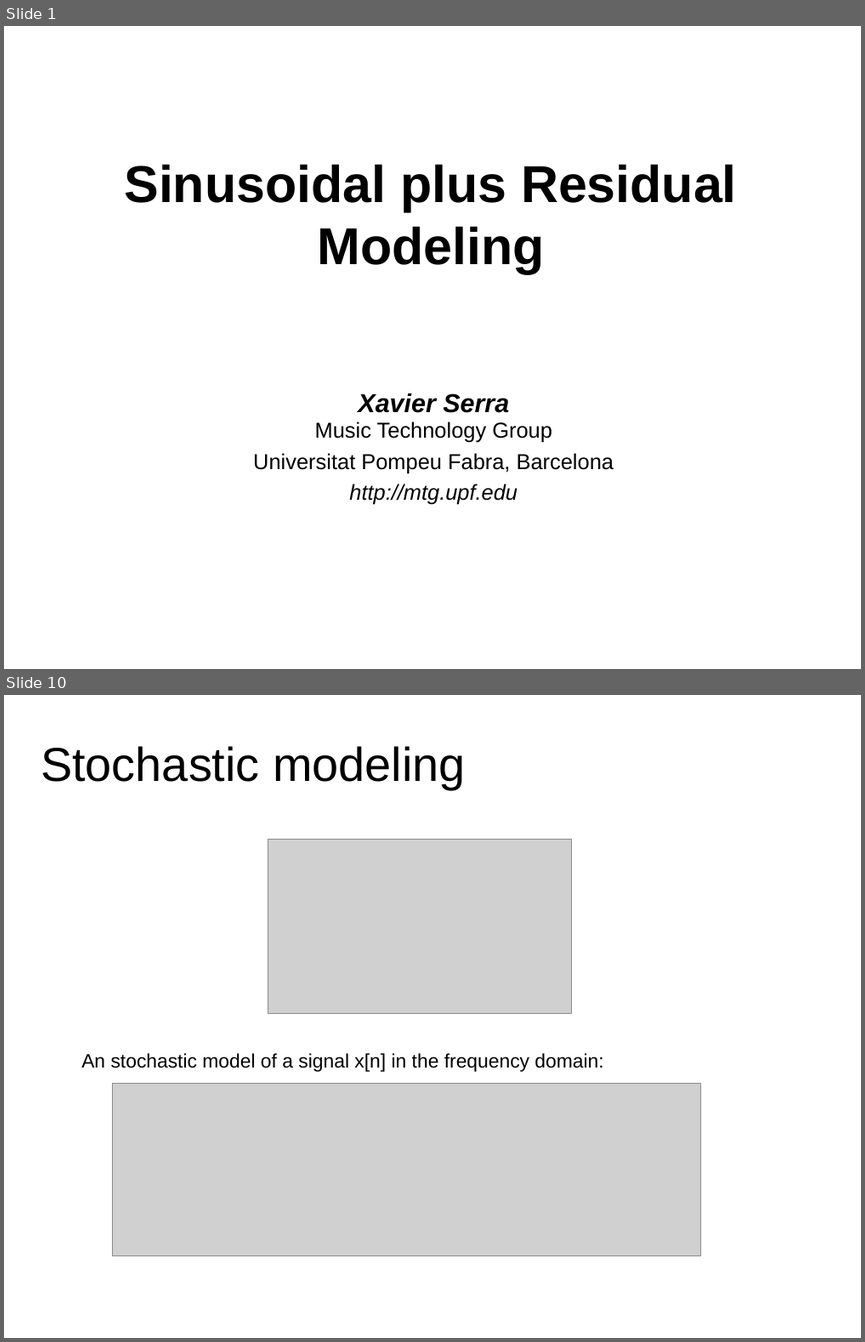
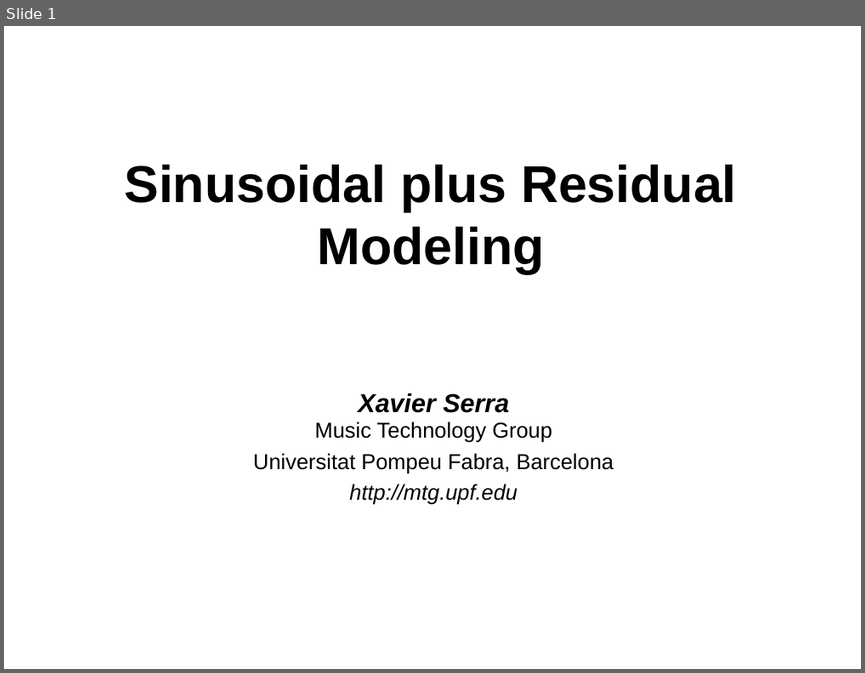
Before and after one commit to MTG/sms-tools, a slide deck: teaching-material/lectures/lect7-Sinusoidal-plus-Residual-model/7-Sinusoidal-plus-Residual-model.odp. Shown one above the other, each under a label of ours: slides 1 and 10 before the commit, slide 1 after it; the slides between them are not shown. The pictures are 865x1342 and 865x673 pixels, drawn with LibreOffice and Linux fonts; fonts in the diff are those of the drawing; grey boxes stand for pictures. Boxes give left, top, right and bottom in pixels: in the first picture for what was removed or moved away, otherwise in the second. Text is boxed around its words. In the diff, an @@ line names an element or a change of style, - is before the commit and + after.

```diff
--- a/teaching-material/lectures/lect7-Sinusoidal-plus-Residual-model/7-Sinusoidal-plus-Residual-model.odp
+++ b/teaching-material/lectures/lect7-Sinusoidal-plus-Residual-model/7-Sinusoidal-plus-Residual-model.odp
@@ slide 10 removed at box(4, 695, 861, 1338), background #FFFFFF @@
@@ title removed at box(41, 746, 466, 789) @@
-Stochastic modeling
@@ picture removed at box(268, 839, 572, 1014) @@
@@ text removed at box(81, 1053, 603, 1072) @@
-An stochastic model of a signal x[n] in the frequency domain:
@@ picture removed at box(113, 1083, 701, 1255) @@
```
Also in this commit, not shown: 6 slides changed, 2 slides added, 1 other slide removed, 4 other files.
